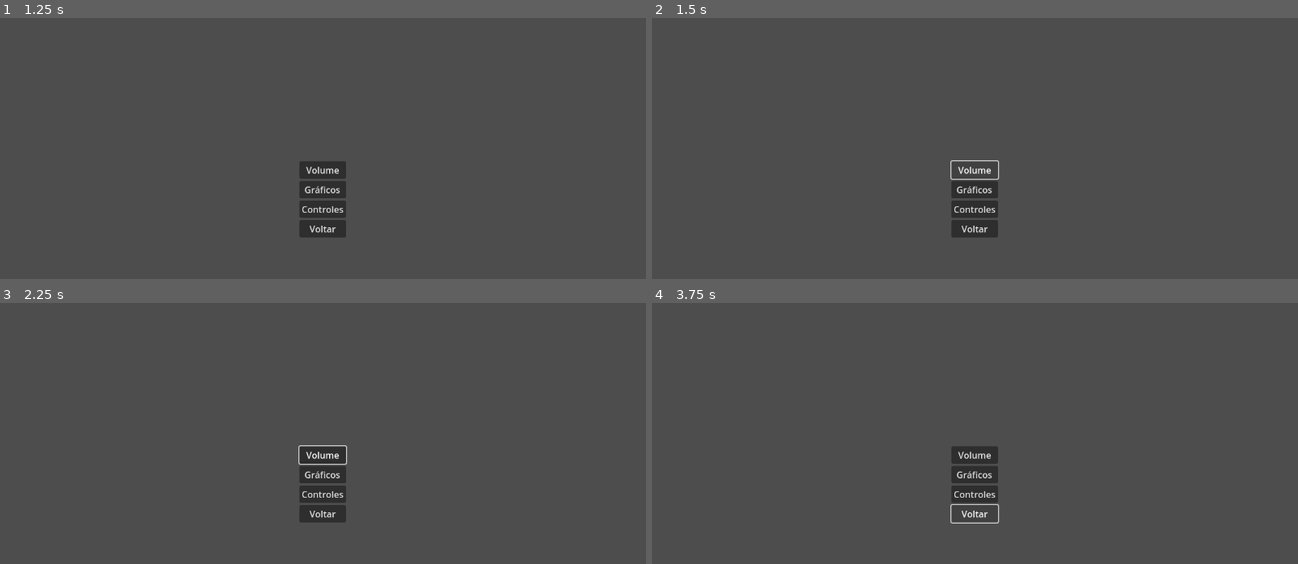
Above: before the commit, frames 1-4 (two rows, left to right).
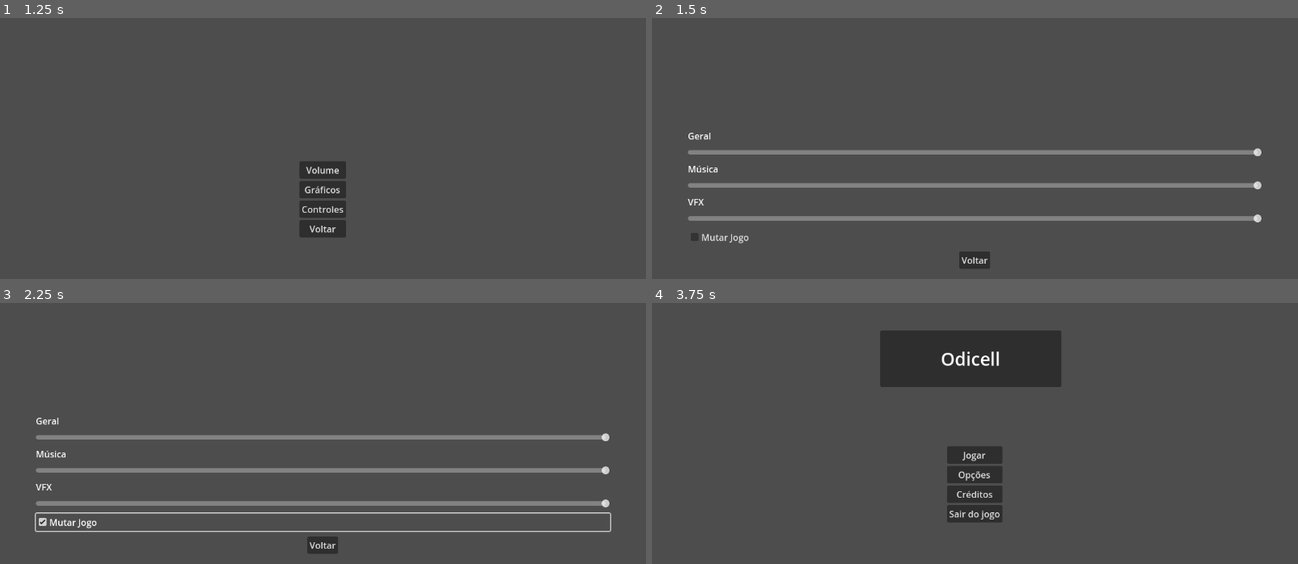
Above: after the commit, the same moments.

Repository: qfaxas/alpha_odicell
Game: Godot game, scene res://cenas/menu_principal.tscn
Same seed, same stepped clock (60 frames per second), same inputs: the game is played once before the commit and once after it.
Inputs (mouse positions are in pixels of both pictures, inside the frame that each line leads up to):
- Up to frame 1 (1.25 s): click "Opções" at 0.5 s
- Up to frame 2 (1.5 s): click "Volume" at 1.25 s
- Up to frame 3 (2.25 s): click (323, 522) at 2 s, where only the run after the commit has a clickable "Mutar Jogo"
- Up to frame 4 (3.75 s): click "Voltar" at 2.75 s; click "Voltar" at 3.5 s

Frame 1 is identical in both runs. In frame 2, 6.5% of the frame differs, in the area x 5-95%, y 43-96%; in frame 3, 8.0%; in frame 4, 6.8%.

Commit message:
menu_volume

Diff:
--- a/cenas/menu_volume.tscn
+++ b/cenas/menu_volume.tscn
@@ -1,4 +1,8 @@
-[gd_scene format=3 uid="uid://csosqtad2m7nl"]
+[gd_scene load_steps=4 format=3 uid="uid://csosqtad2m7nl"]
+
+[ext_resource type="Script" path="res://scripts/volume_master.gd" id="1_n8eoq"]
+[ext_resource type="Script" path="res://scripts/mute.gd" id="2_p6jsg"]
+[ext_resource type="Script" path="res://scripts/botao_voltar.gd" id="3_n0p4i"]
 
 [node name="menu_volume" type="Control"]
 layout_mode = 3
@@ -25,43 +29,57 @@
 [node name="VBoxContainer" type="VBoxContainer" parent="MarginContainer"]
 layout_mode = 2
 size_flags_vertical = 4
-theme_override_constants/separation = 24
+theme_override_constants/separation = 10
+
+[node name="Label" type="Label" parent="MarginContainer/VBoxContainer"]
+layout_mode = 2
+text = "Geral"
 
 [node name="master" type="HSlider" parent="MarginContainer/VBoxContainer"]
 layout_mode = 2
+max_value = 1.0
+step = 0.001
+value = 1.0
+script = ExtResource("1_n8eoq")
+bus_name = "Master"
 
-[node name="HSlider2" type="HSlider" parent="MarginContainer/VBoxContainer"]
-layout_mode = 2
-
-[node name="HSlider3" type="HSlider" parent="MarginContainer/VBoxContainer"]
-layout_mode = 2
-
-[node name="MarginContainer2" type="MarginContainer" parent="."]
-layout_mode = 1
-anchors_preset = 15
-anchor_right = 1.0
-anchor_bottom = 1.0
-grow_horizontal = 2
-grow_vertical = 2
-theme_override_constants/margin_left = 64
-theme_override_constants/margin_top = 20
-theme_override_constants/margin_right = 128
-theme_override_constants/margin_bottom = 64
-metadata/_edit_lock_ = true
-
-[node name="VBoxContainer2" type="VBoxContainer" parent="MarginContainer2"]
-layout_mode = 2
-size_flags_vertical = 4
-theme_override_constants/separation = 16
-
-[node name="geral" type="Label" parent="MarginContainer2/VBoxContainer2"]
-layout_mode = 2
-text = "Geral"
-
-[node name="musica" type="Label" parent="MarginContainer2/VBoxContainer2"]
+[node name="Label2" type="Label" parent="MarginContainer/VBoxContainer"]
 layout_mode = 2
 text = "Música"
 
-[node name="vfx" type="Label" parent="MarginContainer2/VBoxContainer2"]
+[node name="musica" type="HSlider" parent="MarginContainer/VBoxContainer"]
+layout_mode = 2
+max_value = 1.0
+step = 0.001
+value = 1.0
+script = ExtResource("1_n8eoq")
+bus_name = "musica"
+
+[node name="Label3" type="Label" parent="MarginContainer/VBoxContainer"]
 layout_mode = 2
 text = "VFX"
+
+[node name="efeitos" type="HSlider" parent="MarginContainer/VBoxContainer"]
+layout_mode = 2
+max_value = 1.0
+step = 0.001
+value = 1.0
+script = ExtResource("1_n8eoq")
+bus_name = "efeitos"
+
+[node name="mute" type="CheckBox" parent="MarginContainer/VBoxContainer"]
+layout_mode = 2
+text = "Mutar Jogo"
+script = ExtResource("2_p6jsg")
+
+[node name="Button" type="Button" parent="MarginContainer/VBoxContainer"]
+layout_mode = 2
+size_flags_horizontal = 4
+text = "Voltar"
+script = ExtResource("3_n0p4i")
+
+[connection signal="pressed" from="MarginContainer/VBoxContainer/mute" to="MarginContainer/VBoxContainer/master" method="_on_mute_pressed"]
+[connection signal="pressed" from="MarginContainer/VBoxContainer/mute" to="MarginContainer/VBoxContainer/mute" method="_on_pressed"]
+[connection signal="toggled" from="MarginContainer/VBoxContainer/mute" to="MarginContainer/VBoxContainer/mute" method="_on_toggled"]
+[connection signal="pressed" from="MarginContainer/VBoxContainer/Button" to="MarginContainer/VBoxContainer/master" method="_on_button_pressed"]
+[connection signal="pressed" from="MarginContainer/VBoxContainer/Button" to="MarginContainer/VBoxContainer/Button" method="_on_pressed"]
--- /dev/null
+++ b/scripts/botao_voltar.gd
@@ -0,0 +1,4 @@
+extends Button
+
+func _on_pressed():
+	get_tree().change_scene_to_file("res://cenas/menu_opcoes.tscn")
--- a/scripts/menu_opcoes.gd
+++ b/scripts/menu_opcoes.gd
@@ -1,7 +1,7 @@
 extends Control
 
 func _on_volume_button_pressed():
-	get_tree().change_scene_to_file("res://cenas/menus/menu_principal.tscn")
+	get_tree().change_scene_to_file("res://cenas/menu_volume.tscn")
 
 
 func _on_graphs_button_pressed():
@@ -13,4 +13,4 @@
 
 
 func _on_voltar_pressed():
-	get_tree().change_scene_to_file("res://cenas/menus/menu_principal.tscn")
+	get_tree().change_scene_to_file("res://cenas/menu_principal.tscn")
--- /dev/null
+++ b/scripts/mute.gd
@@ -0,0 +1,6 @@
+extends CheckBox
+
+var master = AudioServer.get_bus_index("Master")
+
+func _on_pressed():
+	AudioServer.set_bus_mute(master, not AudioServer.is_bus_mute(master))
--- /dev/null
+++ b/scripts/volume_master.gd
@@ -0,0 +1,17 @@
+extends HSlider
+
+@export
+
+var bus_name: String
+var bus_index: int
+
+func _ready() -> void:
+	bus_index = AudioServer.get_bus_index(bus_name)
+	value_changed.connect(_on_value_changed)
+
+func _on_value_changed(value:float) -> void:
+	AudioServer.set_bus_volume_db(
+		bus_index,
+		linear_to_db(value)
+
+	)
Not shown, added: assets/sfx/Movimentacao/jump.wav.import
Not shown, added: assets/sfx/Movimentacao/step.wav.import
